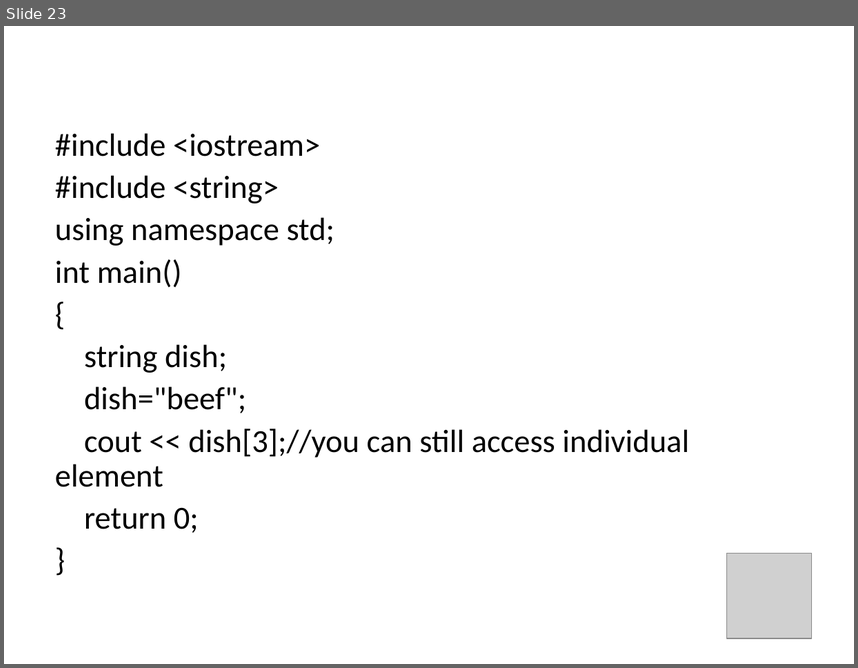
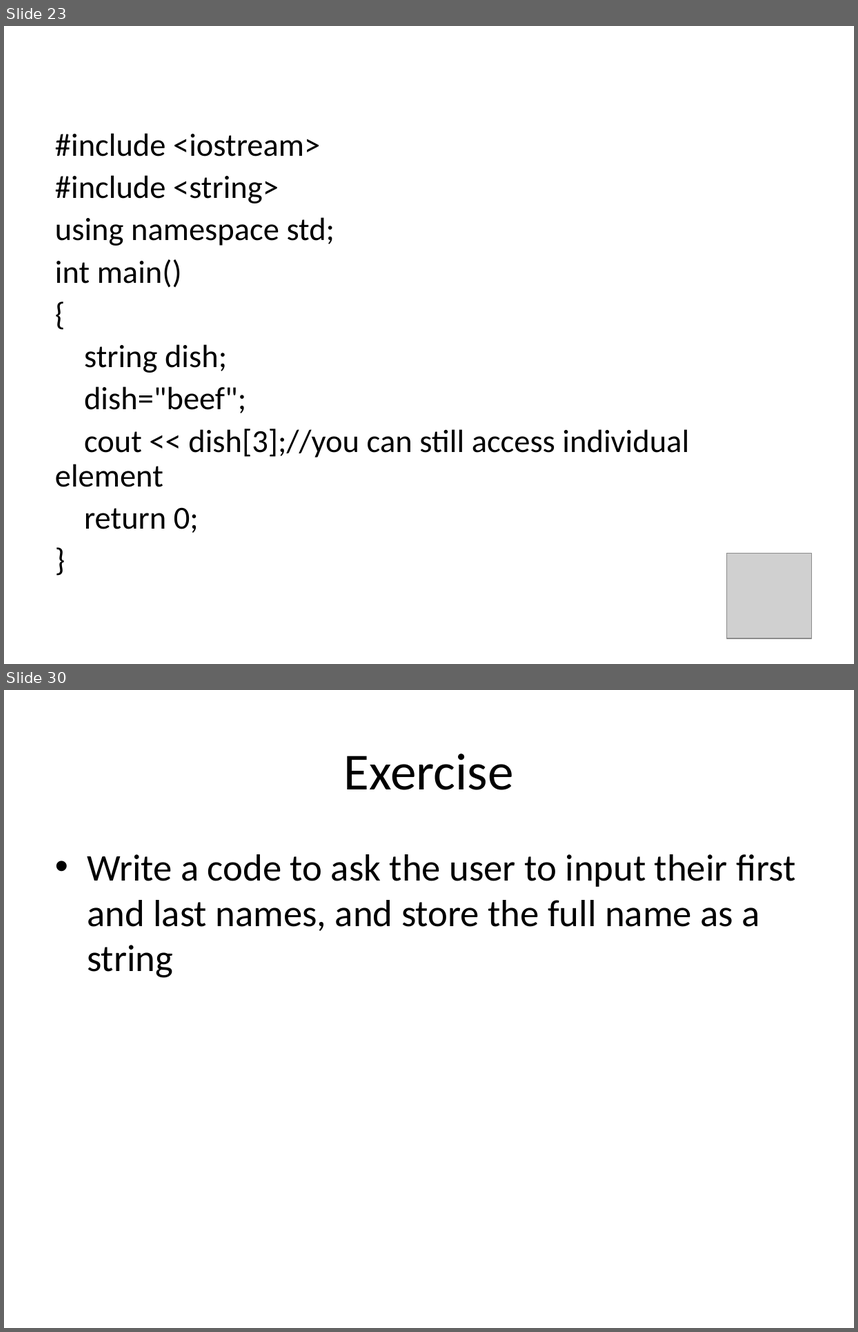
Before and after one commit to bwkeller/Computational_Physics, a slide deck: Slides/03_Arrays_Strings.odp. Shown one above the other, each under a label of ours: slide 23 before the commit, slides 23 and 30 after it; the slides between them are not shown. The pictures are 858x668 and 858x1332 pixels, drawn with LibreOffice and Linux fonts; fonts in the diff are those of the drawing; grey boxes stand for pictures. Boxes give left, top, right and bottom in pixels: in the first picture for what was removed or moved away, otherwise in the second. Text is boxed around its words. In the diff, an @@ line names an element or a change of style, - is before the commit and + after.

```diff
--- a/Slides/03_Arrays_Strings.odp
+++ b/Slides/03_Arrays_Strings.odp
@@ slide 30 added at box(4, 690, 854, 1328), background #FFFFFF @@
@@ title added at box(344, 753, 514, 790), 44 pt, text #000000 @@
+Exercise
@@ text added at box(87, 854, 795, 978), 32 pt, text #000000 @@
+• Write a code to ask the user to input their first and last names, and store the full name as a string
```
Also in this commit, not shown: 7 other slides added, 1 other file.
